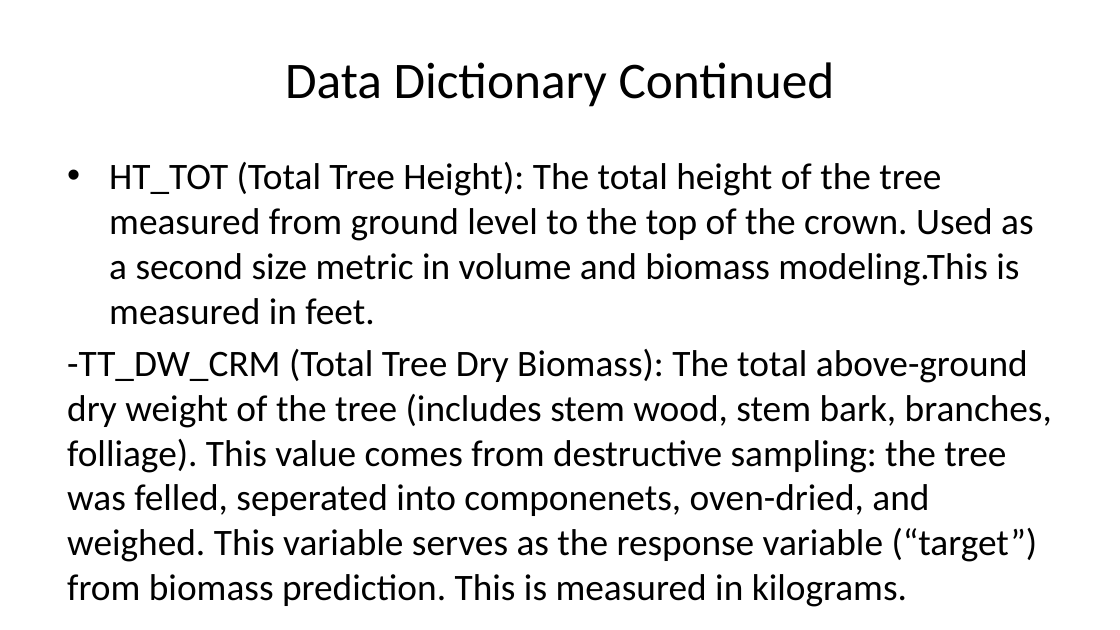
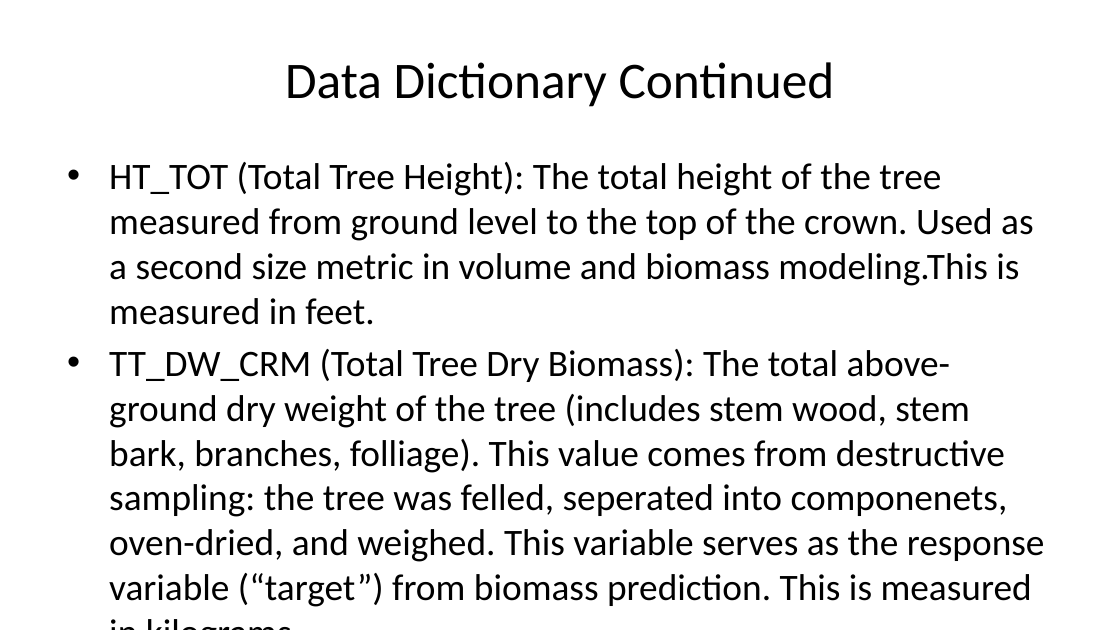
Before and after one commit to deancallahan25/Redwood-Analytics-Portfolio, a slide deck: slide 3 of Project-3/individual-models/data/presentation.pptx (slide 4 before the commit). Drawn at 1120x630 pixels with LibreOffice and Linux fonts; fonts in the diff are those of the drawing. Boxes give left, top, right and bottom in pixels: in the first picture for what was removed or moved away, otherwise in the second. Text is boxed around its words. In the diff, an @@ line names an element or a change of style, - is before the commit and + after.

```diff
--- a/Project-3/individual-models/data/presentation.pptx
+++ b/Project-3/individual-models/data/presentation.pptx
@@ text at <box>109,349,1045,607</box>: text changed @@
--TT_DW_CRM (Total Tree Dry Biomass): The total above-ground dry weight of the tree (includes stem wood, stem bark, branches, folliage). This value comes from destructive sampling: the tree was felled, seperated into componenets, oven-dried, and weighed. This variable serves as the response variable (“target”) from biomass prediction. This is measured in kilograms.
+• TT_DW_CRM (Total Tree Dry Biomass): The total above-ground dry weight of the tree (includes stem wood, stem bark, branches, folliage). This value comes from destructive sampling: the tree was felled, seperated into componenets, oven-dried, and weighed. This variable serves as the response variable (“target”) from biomass prediction. This is measured in kilograms.
```
Also in this commit, not shown: 3 other slides changed, 8 slides added, 4 slides removed, 1 other file.
